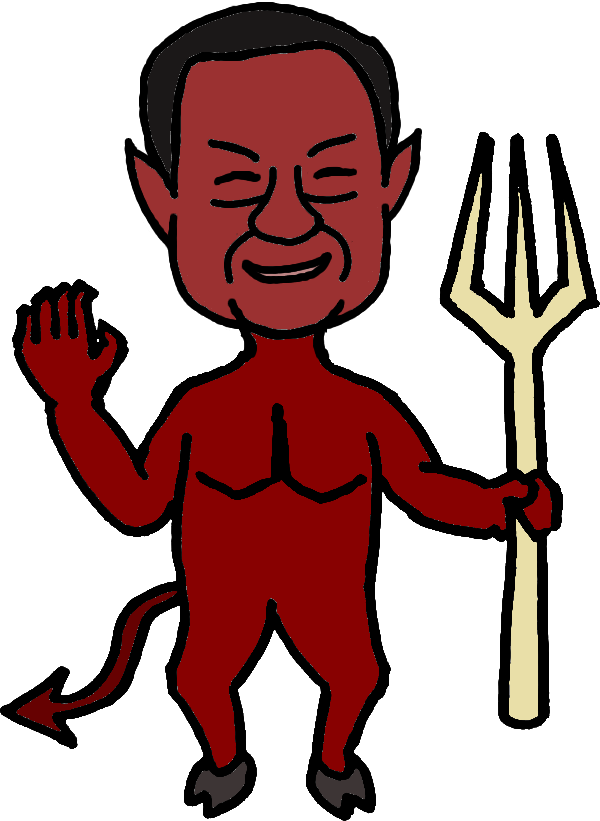
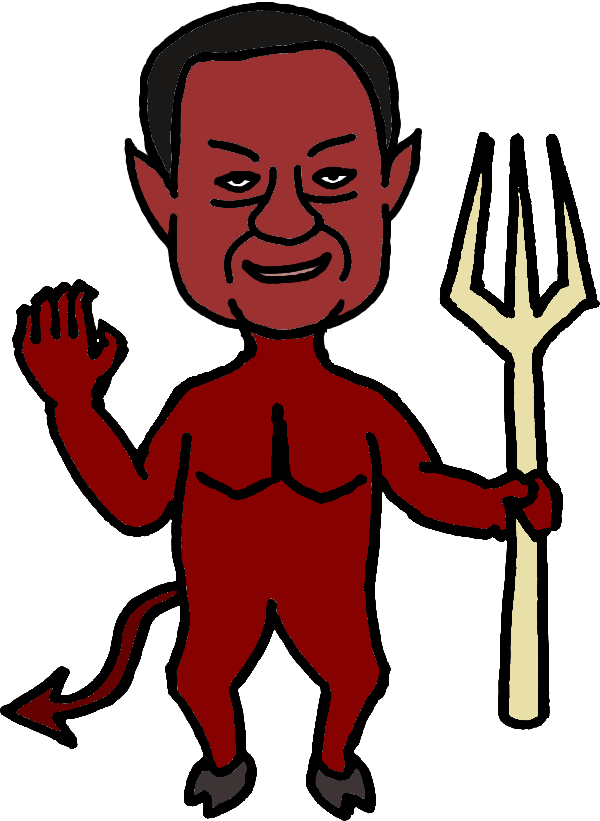
Layered file, before and after one edit (600×821). Changes by layer:
painted on "face1" over [217, 171, 357, 193]
painted on "face1c" over [224, 172, 348, 187]
